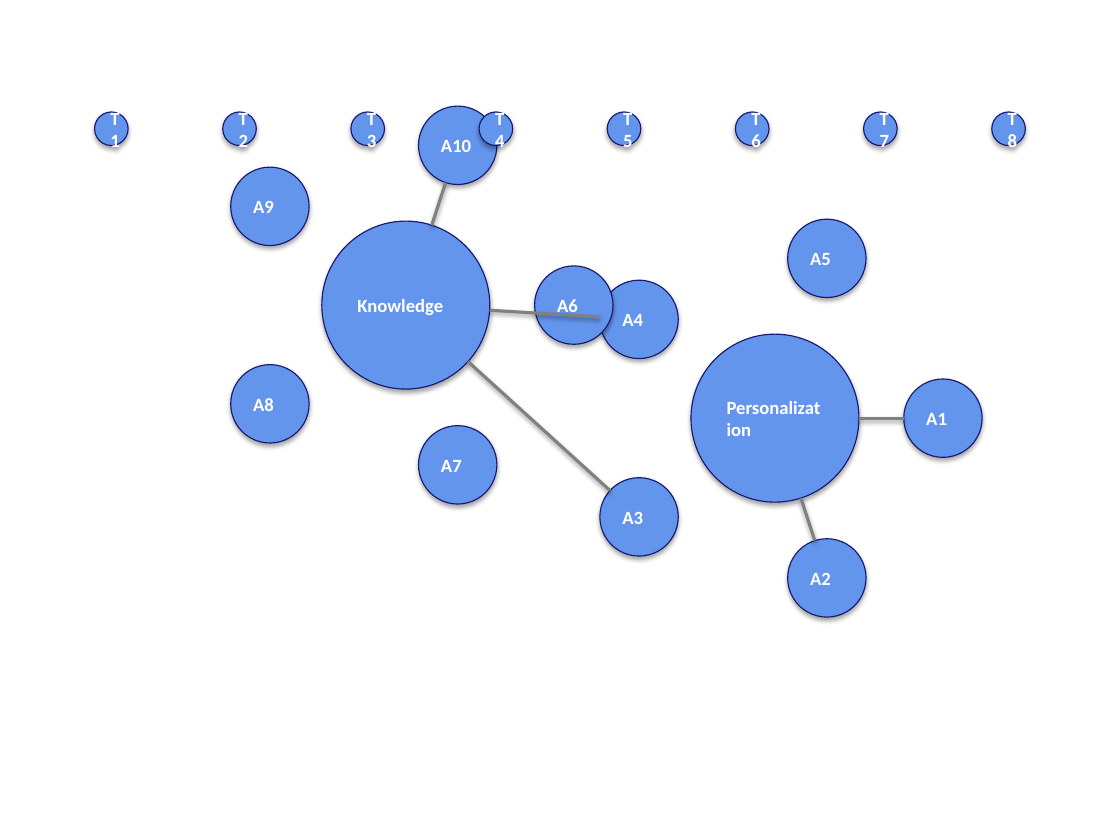
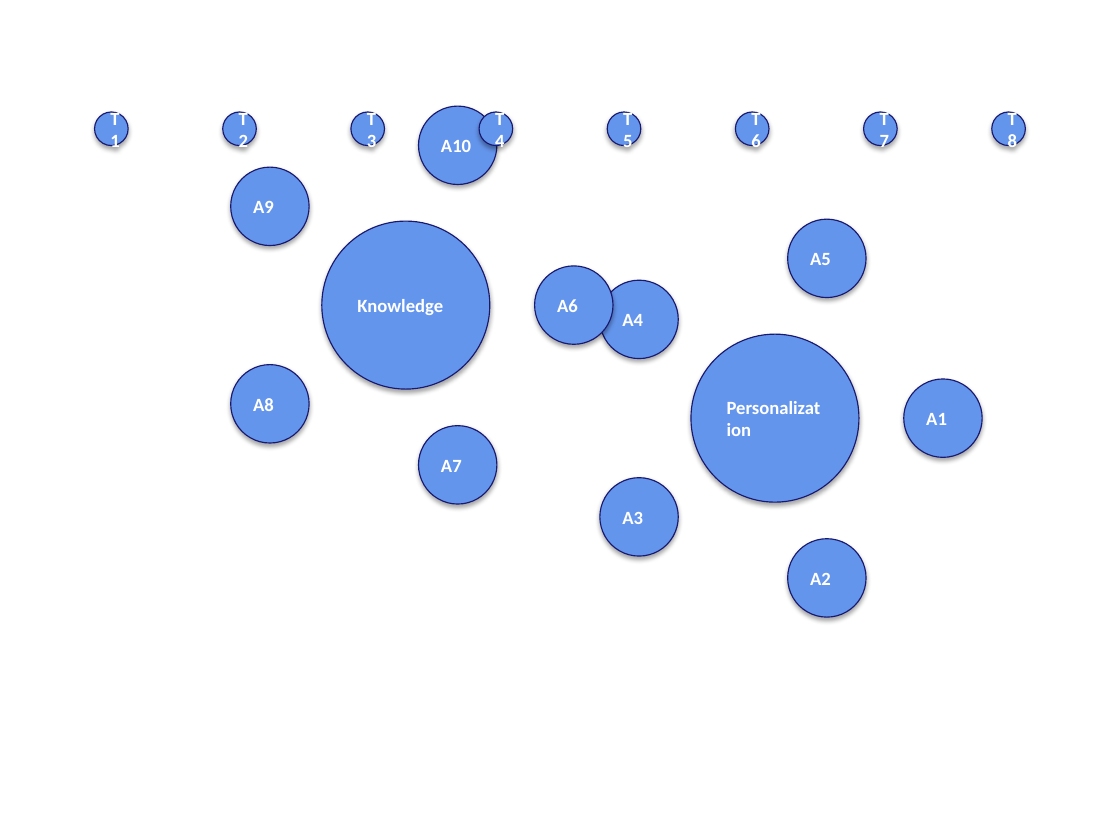
Before and after one commit to jfharney77/graph_tutorials, a slide deck: slide 1 of agentic_plan.pptx. Drawn at 1120x840 pixels with LibreOffice and Linux fonts; fonts in the diff are those of the drawing. Boxes give left, top, right and bottom in pixels: in the first picture for what was removed or moved away, otherwise in the second. Text is boxed around its words. In the diff, an @@ line names an element or a change of style, - is before the commit and + after.

```diff
--- a/agentic_plan.pptx
+++ b/agentic_plan.pptx
@@ line removed from (432, 225) to (446, 183) @@
@@ line removed from (489, 310) to (600, 317) @@
@@ line removed from (468, 362) to (610, 491) @@
@@ line removed from (859, 418) to (904, 418) @@
@@ line removed from (801, 498) to (815, 541) @@
```
Also in this commit, not shown: 3 other files.
